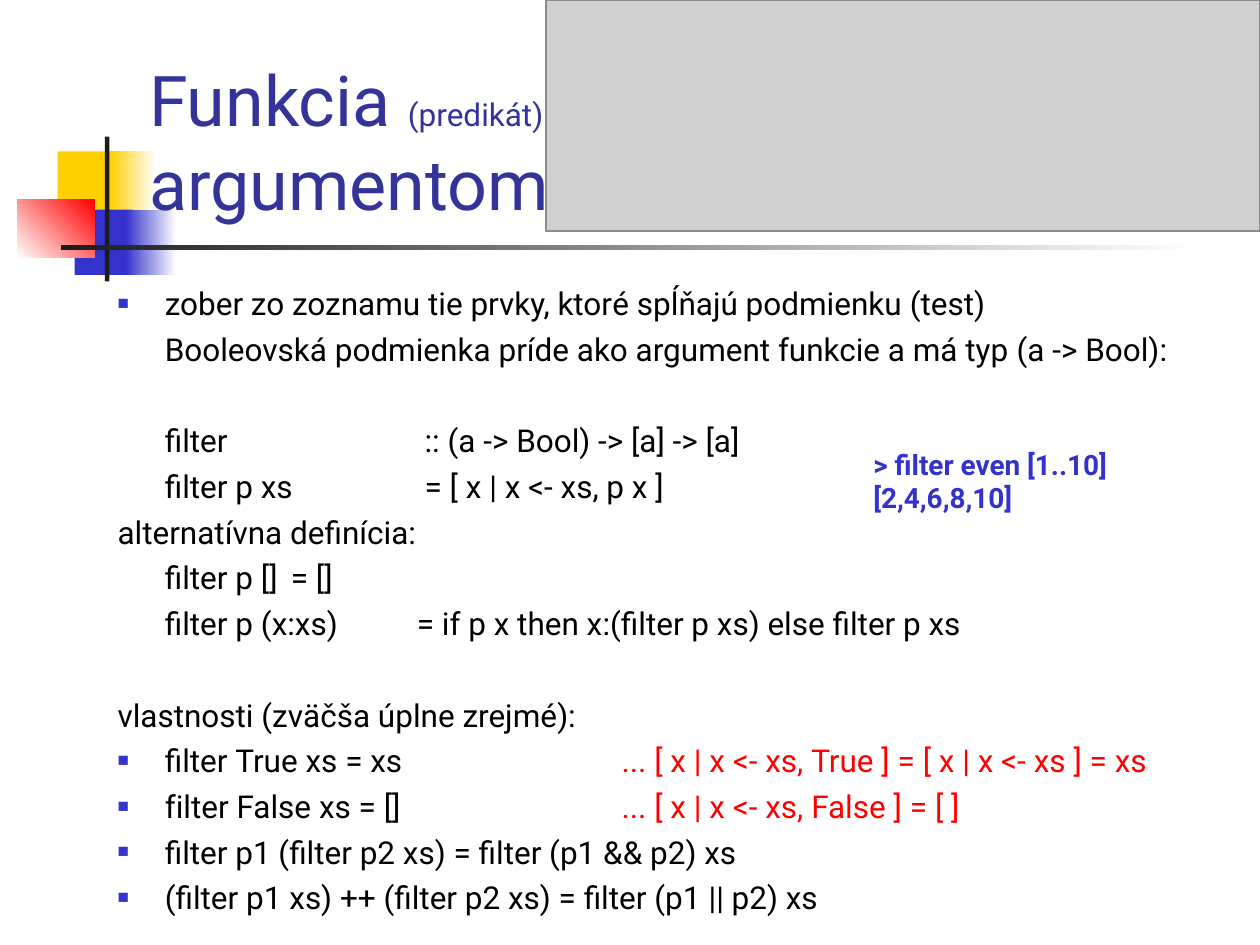
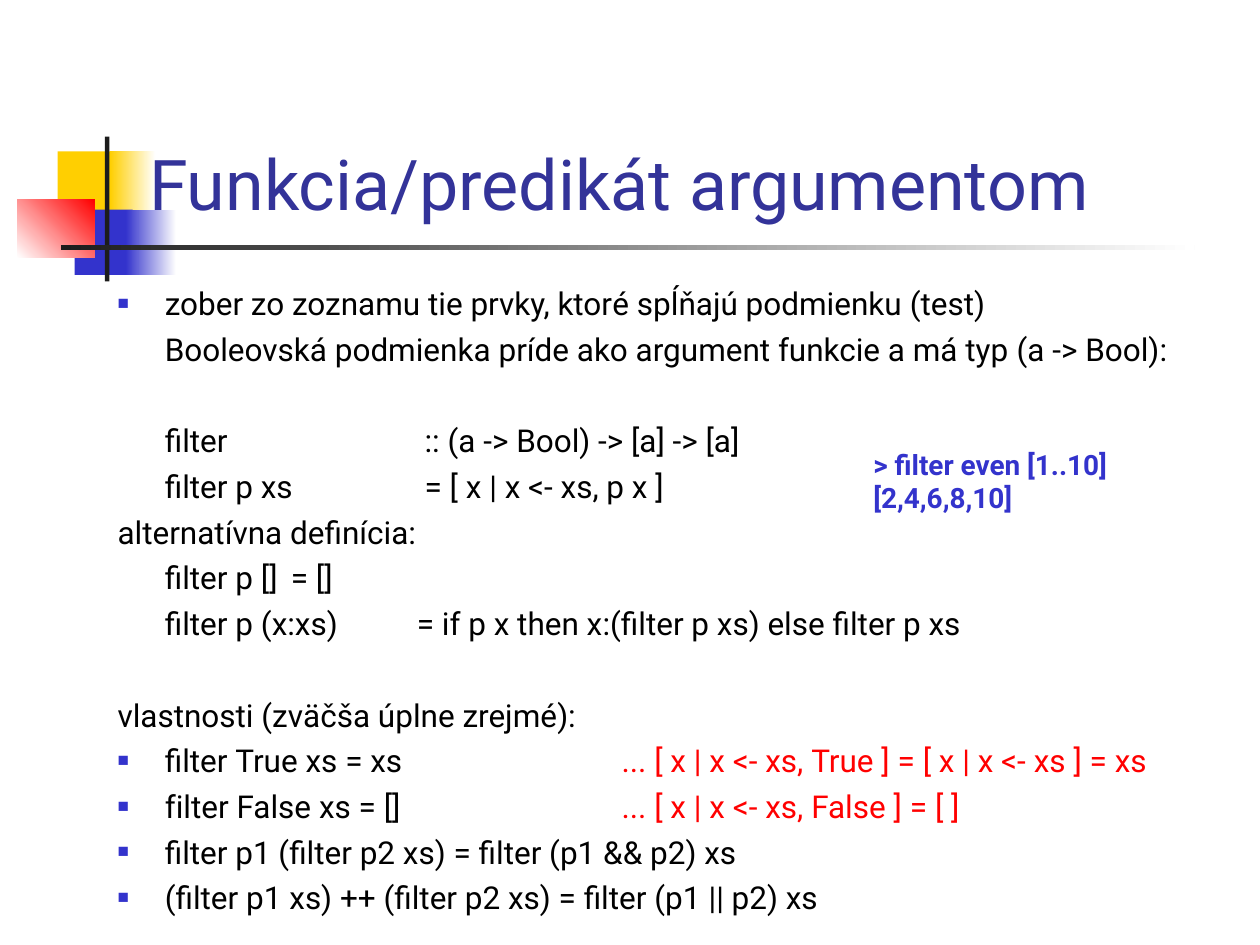
Before and after one commit to Funkcionalne/Prednasky, a slide deck: slide 7 of 02/02_fpro.ppt. Drawn at 1260x945 pixels with LibreOffice and Linux fonts; fonts in the diff are those of the drawing; grey boxes stand for pictures. Boxes give left, top, right and bottom in pixels: in the first picture for what was removed or moved away, otherwise in the second. Text is boxed around its words. In the diff, an @@ line names an element or a change of style, - is before the commit and + after.

```diff
--- a/02/02_fpro.ppt
+++ b/02/02_fpro.ppt
@@ picture removed at [546, 0, 1260, 231] @@
@@ title at [149, 157, 1089, 226]: text changed @@
-Funkcia (predikát)
-argumentom
+Funkcia/predikát argumentom
```
Also in this commit, not shown: 9 other slides changed, 1 slide added, 2 other files.
